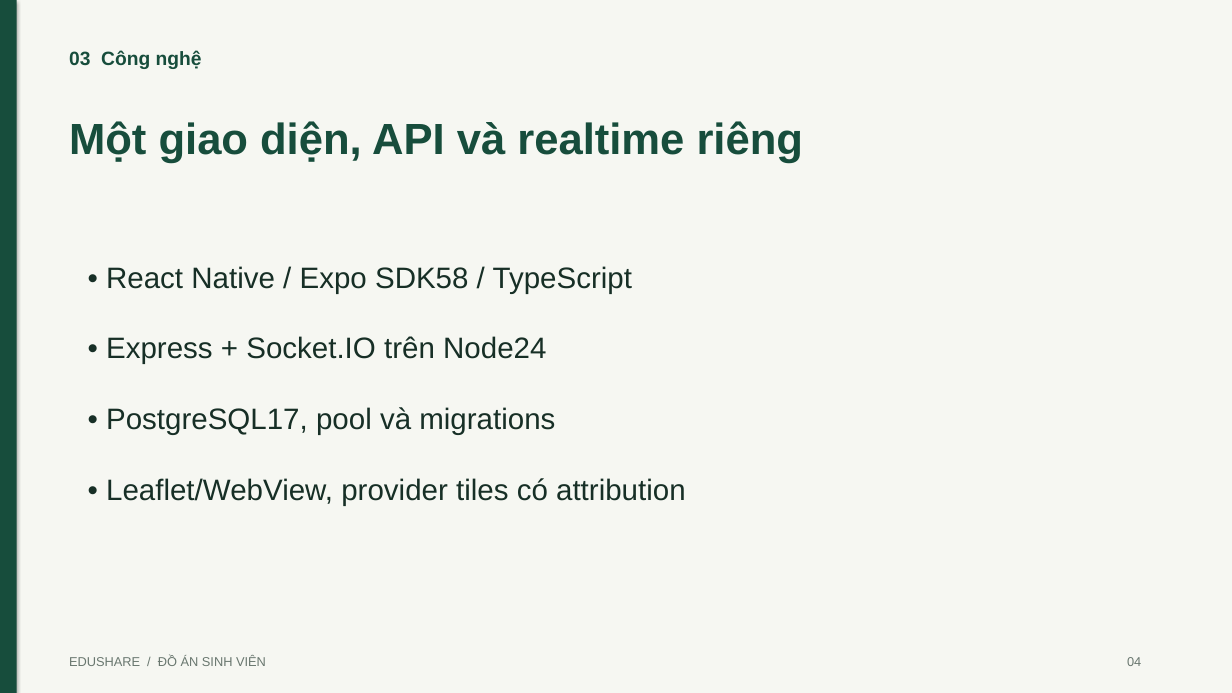
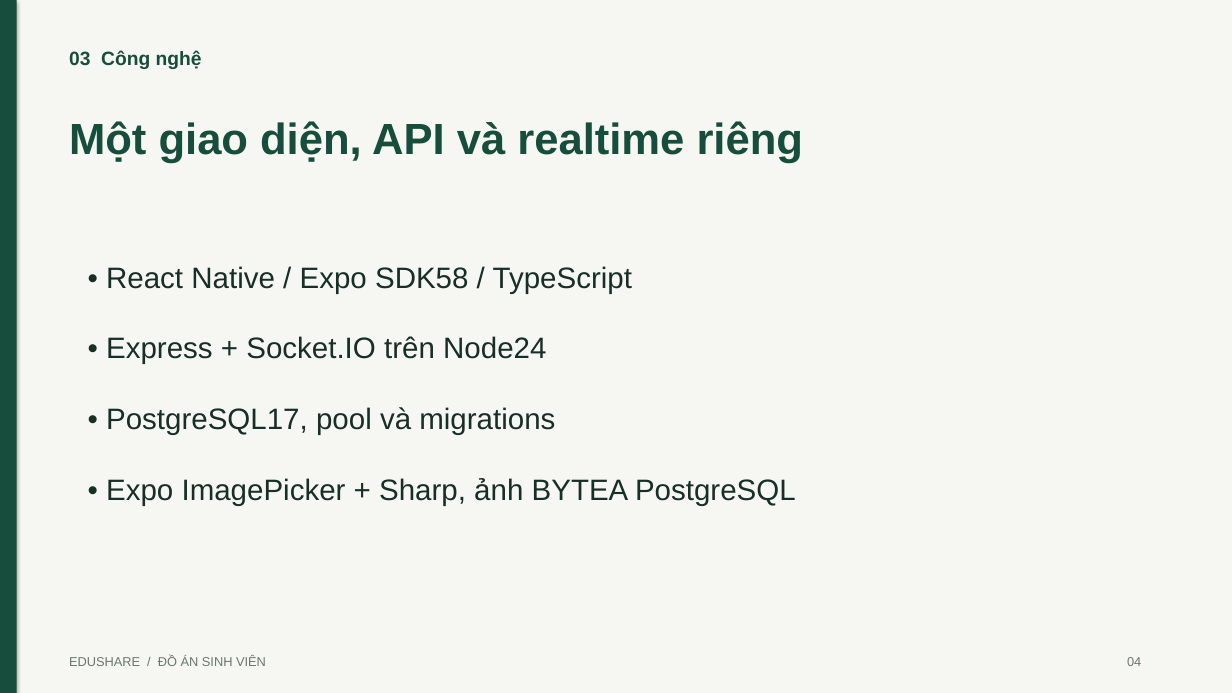
Before and after one commit to TanTai08/AppEduShare, a slide deck: slide 4 of docs/EduShare_Thuyet_Trinh.pptx. Drawn at 1232x693 pixels with LibreOffice and Linux fonts; fonts in the diff are those of the drawing. Boxes give left, top, right and bottom in pixels: in the first picture for what was removed or moved away, otherwise in the second. Text is boxed around its words. In the diff, an @@ line names an element or a change of style, - is before the commit and + after.

```diff
--- a/docs/EduShare_Thuyet_Trinh.pptx
+++ b/docs/EduShare_Thuyet_Trinh.pptx
@@ text at (x1=106, y1=478, x2=796, y2=506): text changed @@
-• Leaflet/WebView, provider tiles có attribution
+• Expo ImagePicker + Sharp, ảnh BYTEA PostgreSQL
```
Also in this commit, not shown: 5 other slides changed, 37 other files.
